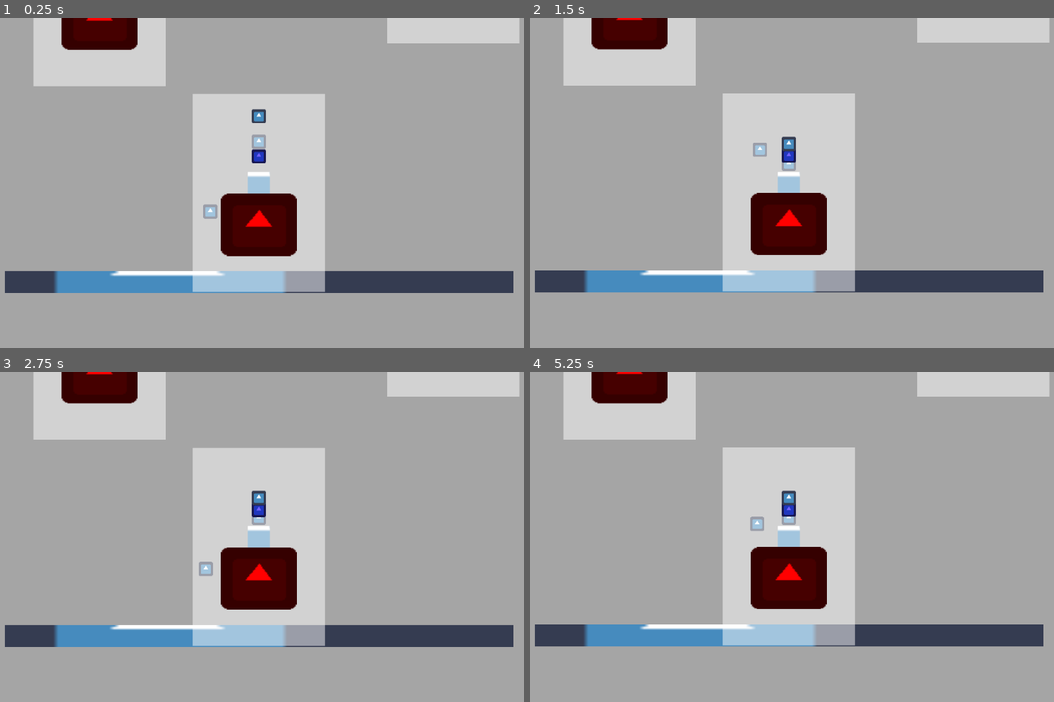
Above: before the commit, frames 1-4 (two rows, left to right).
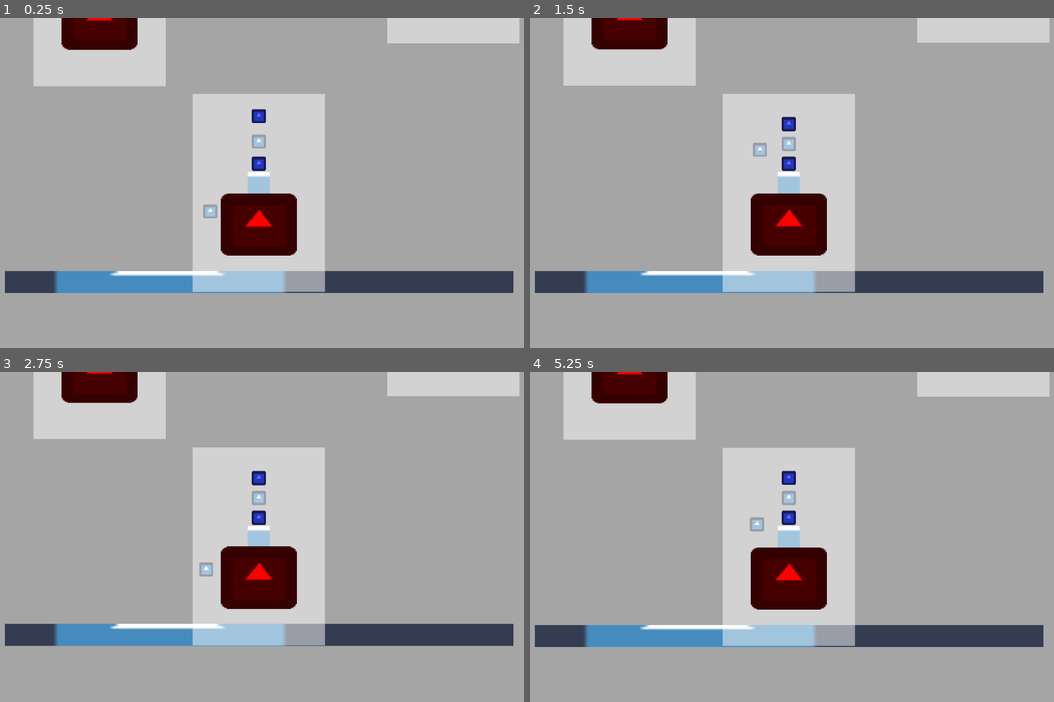
Above: after the commit, the same moments.

Repository: mdrgon1/GWJ-22-Spinzo
Game: Godot game, scene res://Main.tscn
The game is run twice, just before and just after one commit, with the same random seed, the same clock (stepped at 60 frames per second) and the same inputs. The engine's default icon, where the game draws it, is replaced by a stand-in: a white triangle on a blue panel in a dark square.
Inputs:
- Up to frame 1 (0.25 s): no input
- Up to frame 2 (1.5 s): hold Shift (aim) 0.53-1.28 s; hold Right (move_right) from 0.53 s (still down); tap W (jump) at 0.77 s; tap E (throw_ball) at 1.35 s
- Up to frame 3 (2.75 s): tap W (jump) at 1.52 s; release Right (move_right) at 2.03 s; hold A (move_left) from 2.03 s (still down); hold X from 2.03 s (still down)
- Up to frame 4 (5.25 s): tap Enter at 2.75 s; release A (move_left) at 2.78 s; release X at 2.78 s; hold Right (move_right) 2.78-4.28 s; tap Shift (aim) at 2.85 s; tap W (jump) at 3.02, 3.77, 4.52 s; hold E (throw_ball) 3.53-4.28 s; hold A (move_left) 4.28-5.03 s; tap X at 4.35 s; hold Right (move_right) from 5.03 s (still down); hold Shift (aim) from 5.03 s (still down)

The runs differ from the first frame. In frame 1, 0.3% of the frame differs, in the area x 12-57%, y 8-73%; in frame 2, 1.0%; in frame 3, 1.8%, in the area x 0-100%, y 0-84%; in frame 4, 1.1%.

Commit message:
created dasher enemy
dasher enemy copies bopper behaviour, but charges at the player if they get too close and knocks them back horizontally

Diff:
--- a/Project/Scripts/LevelTemplate.gd
+++ b/Project/Scripts/LevelTemplate.gd
@@ -37,6 +37,7 @@
 	# theres a chance there will be no hazard
 	if(hazard_index >= num_hazards):
 		return
+	hazard_index = 1
 
 	# load a random hazard and instance it
 	var hazard_path = "res://Hazards/Hazard" + String(hazard_index) + ".tscn"
--- /dev/null
+++ b/Project/hazards/Dasher.gd
@@ -0,0 +1,48 @@
+extends KinematicBody2D
+
+const SPEED = 40
+const SPEED_LERP = 1
+const DASH_SPEED = 150
+const GRAVITY = 150
+const AGRO_DIST = 80
+const KNOCKBACK_FORCE = 200
+
+var target_velocity : = Vector2(0, 0)
+var velocity : = Vector2(0, 0)
+
+onready var player = get_tree().get_nodes_in_group("player")[0]
+onready var ball = get_tree().get_nodes_in_group("ball")[0]
+onready var attack_area = $AttackArea
+
+func _physics_process(delta):
+
+	if((player.position - position).length() <= AGRO_DIST):
+		target_velocity.x = sign(player.position.x - position.x) * SPEED
+	else:
+		target_velocity.x = 0
+	velocity.y += GRAVITY * delta
+
+	# lerp velocity to target_velocity
+	velocity.x += (target_velocity.x - velocity.x) * SPEED_LERP * delta
+
+	velocity = move_and_slide(velocity)
+
+func _on_Area2D_body_entered(body):
+	if body == player:
+		player.knockback(calc_knockback())
+	if (body == ball && ball.is_lethal):
+		ball.movement.hit()
+		kill()
+
+func calc_knockback():
+	var knockback = Vector2(sign(velocity.x), 0)
+	knockback *= KNOCKBACK_FORCE
+	return knockback
+
+func kill():
+	queue_free()
+
+func _on_AttackArea_body_entered(body):
+	if(body == player):
+		# dash towards the player
+		velocity.x = sign(player.position.x - position.x) * DASH_SPEED
--- a/Project/hazards/Hazard1.tscn
+++ b/Project/hazards/Hazard1.tscn
@@ -1,10 +1,36 @@
-[gd_scene load_steps=2 format=2]
+[gd_scene load_steps=6 format=2]
 
 [ext_resource path="res://icon.png" type="Texture" id=1]
+[ext_resource path="res://hazards/Dasher.gd" type="Script" id=2]
 
-[node name="Node2D" type="Node2D"]
+[sub_resource type="RectangleShape2D" id=2]
+extents = Vector2( 4.5, 4.5 )
+
+[sub_resource type="RectangleShape2D" id=1]
+extents = Vector2( 5, 5 )
+
+[sub_resource type="RectangleShape2D" id=3]
+extents = Vector2( 20.0541, 3.06965 )
+
+[node name="Dasher" type="KinematicBody2D"]
+script = ExtResource( 2 )
 
 [node name="Sprite" type="Sprite" parent="."]
 modulate = Color( 0.454902, 0.396078, 1, 1 )
 scale = Vector2( 0.1, 0.1 )
 texture = ExtResource( 1 )
+
+[node name="CollisionShape2D" type="CollisionShape2D" parent="."]
+shape = SubResource( 2 )
+
+[node name="Area2D" type="Area2D" parent="."]
+
+[node name="CollisionShape2D" type="CollisionShape2D" parent="Area2D"]
+shape = SubResource( 1 )
+
+[node name="AttackArea" type="Area2D" parent="."]
+
+[node name="CollisionShape2D" type="CollisionShape2D" parent="AttackArea"]
+shape = SubResource( 3 )
+[connection signal="body_entered" from="Area2D" to="." method="_on_Area2D_body_entered"]
+[connection signal="body_entered" from="AttackArea" to="." method="_on_AttackArea_body_entered"]
